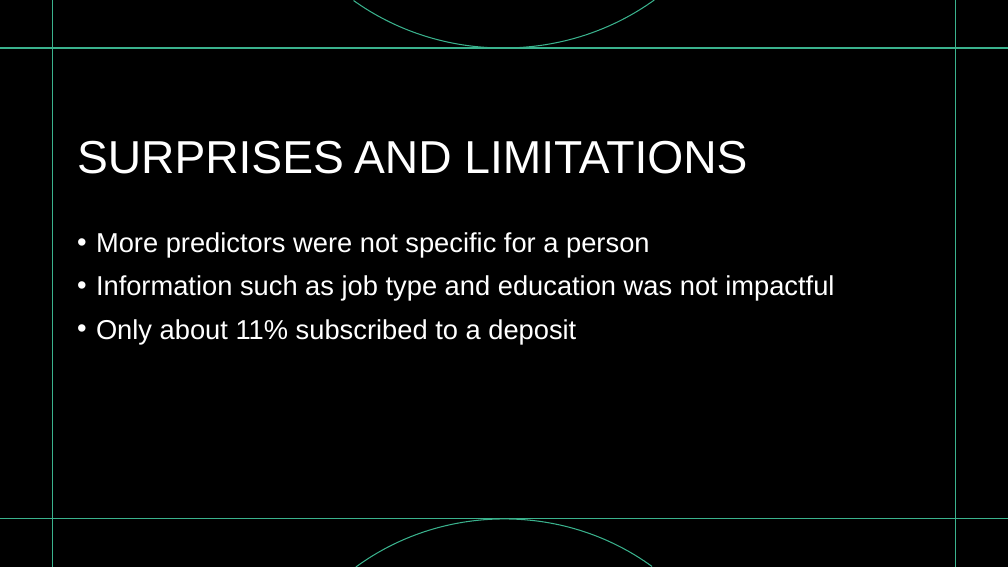
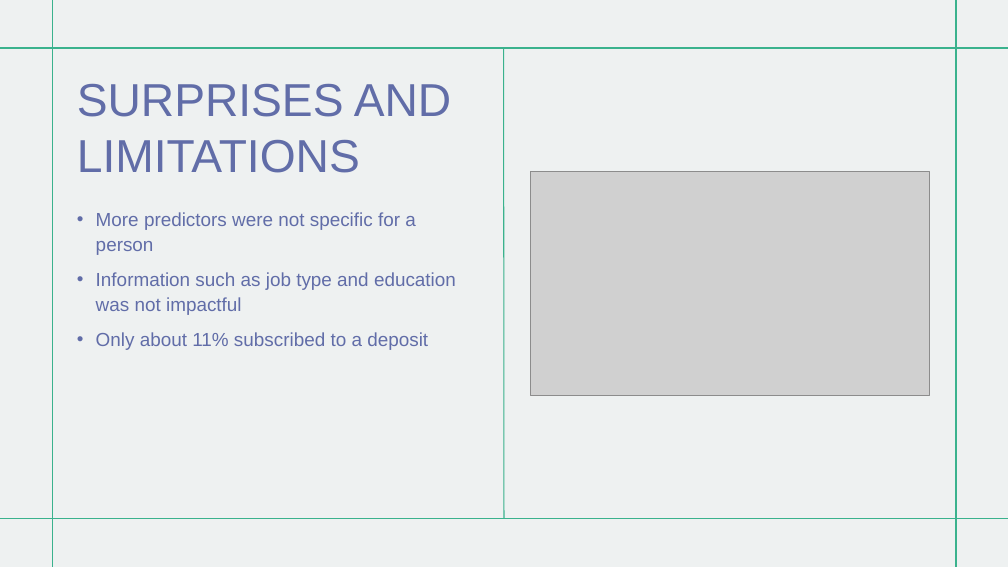
Before and after one commit to cmattcasey/ISDS7070, a slide deck: slide 9 of Group_Project_Presentation_V3.pptx. Drawn at 1008x567 pixels with LibreOffice and Linux fonts; fonts in the diff are those of the drawing; grey boxes stand for pictures; background and template pictures are left out. Boxes give left, top, right and bottom in pixels: in the first picture for what was removed or moved away, otherwise in the second. Text is boxed around its words. In the diff, an @@ line names an element or a change of style, - is before the commit and + after.

```diff
--- a/Group_Project_Presentation_V3.pptx
+++ b/Group_Project_Presentation_V3.pptx
@@ background picture (left out) to #FFFFFF @@
@@ rectangle at <box>0,0,1008,567</box>: fill #000000 to #EEF1F1 @@
@@ rectangle removed at <box>0,0,1008,567</box> @@
@@ freeform shape removed at <box>354,0,655,48</box> @@
@@ line added from (504, 518) to (504, 48), #3AB28D 1 pt @@
@@ title "SURPRISES AND LIMITATIONS": place and size @@
-title "SURPRISES AND LIMITATIONS" at <box>77,140,747,174</box>
+title "SURPRISES AND LIMITATIONS" at <box>77,84,452,173</box>
@@ title "SURPRISES AND LIMITATIONS" at <box>77,84,452,173</box>: text colour #FFFFFF to #616DA8; vertical alignment bottom to middle @@
@@ picture added at <box>531,171,930,395</box> @@
@@ text "More predictors were not specific ...": place and size @@
-text "More predictors were not specific ..." at <box>96,232,834,344</box>
+text "More predictors were not specific ..." at <box>96,212,456,350</box>
@@ text "More predictors were not specific ..." at <box>96,212,456,350</box>: size 26 to 18 pt, text colour #FFFFFF to #616DA8; line spacing 1 to 1.1 @@
@@ freeform shape removed at <box>356,519,653,567</box> @@
```
Also in this commit, not shown: 1 other slide changed.
